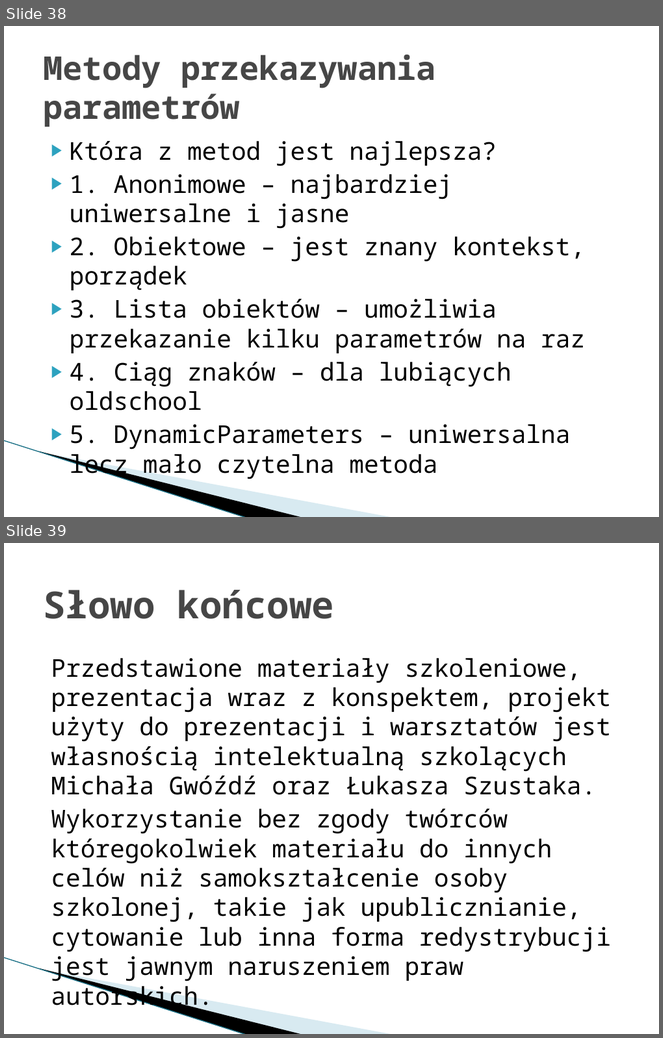
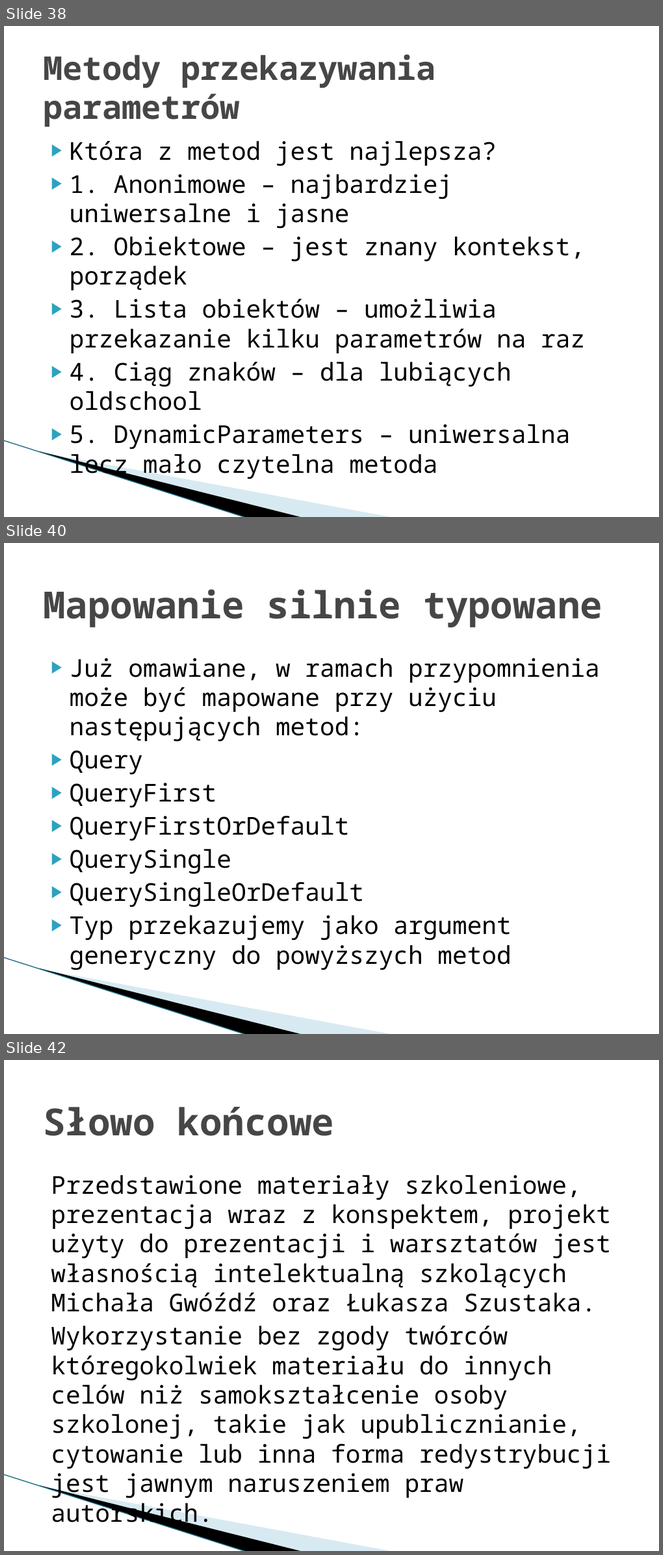
Before and after one commit to mietghar/Dapper_Workshop, a slide deck: Files/Szkolenie warsztatowe Dapper.pptx. Shown one above the other, each under a label of ours: slides 38 and 39 before the commit, slides 38, 40 and 42 after it; the slides between them are not shown. The pictures are 663x1038 and 663x1555 pixels, drawn with LibreOffice and Linux fonts; fonts in the diff are those of the drawing; background and template pictures are left out. Boxes give left, top, right and bottom in pixels: in the first picture for what was removed or moved away, otherwise in the second. Text is boxed around its words. In the diff, an @@ line names an element or a change of style, - is before the commit and + after.

```diff
--- a/Files/Szkolenie warsztatowe Dapper.pptx
+++ b/Files/Szkolenie warsztatowe Dapper.pptx
@@ slide 40 added at [4,543,659,1034], background #FFFFFF; not listed: 3 template elements that a slide beside it also shows @@
@@ title added at [43,589,603,627], 41 pt, text #464646, bold @@
+Mapowanie silnie typowane
@@ text added at [70,658,600,971], 27 pt, text #000000 @@
+▶ Już omawiane, w ramach przypomnienia może być mapowane przy użyciu następujących metod:
+▶ Query
+▶ QueryFirst
+▶ QueryFirstOrDefault
+▶ QuerySingle
+▶ QuerySingleOrDefault
+▶ Typ przekazujemy jako argument generyczny do powyższych metod
@@ what was slide 39 is now slide 42 @@
```
Also in this commit, not shown: 2 other slides added.
